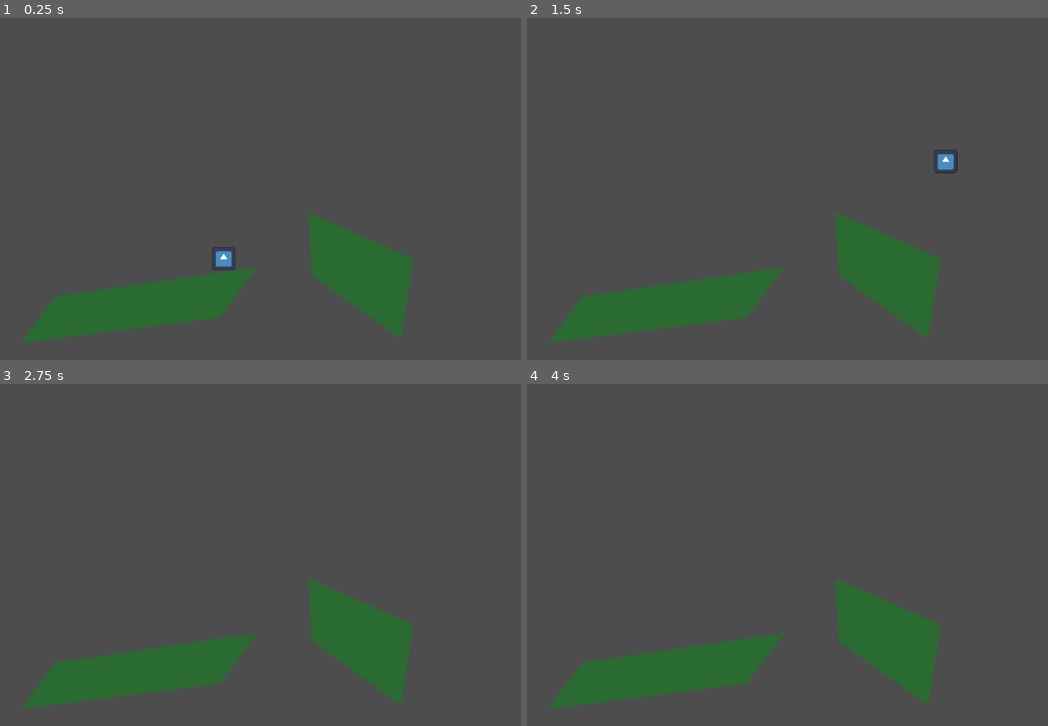
Above: before the commit, frames 1-4 (two rows, left to right).
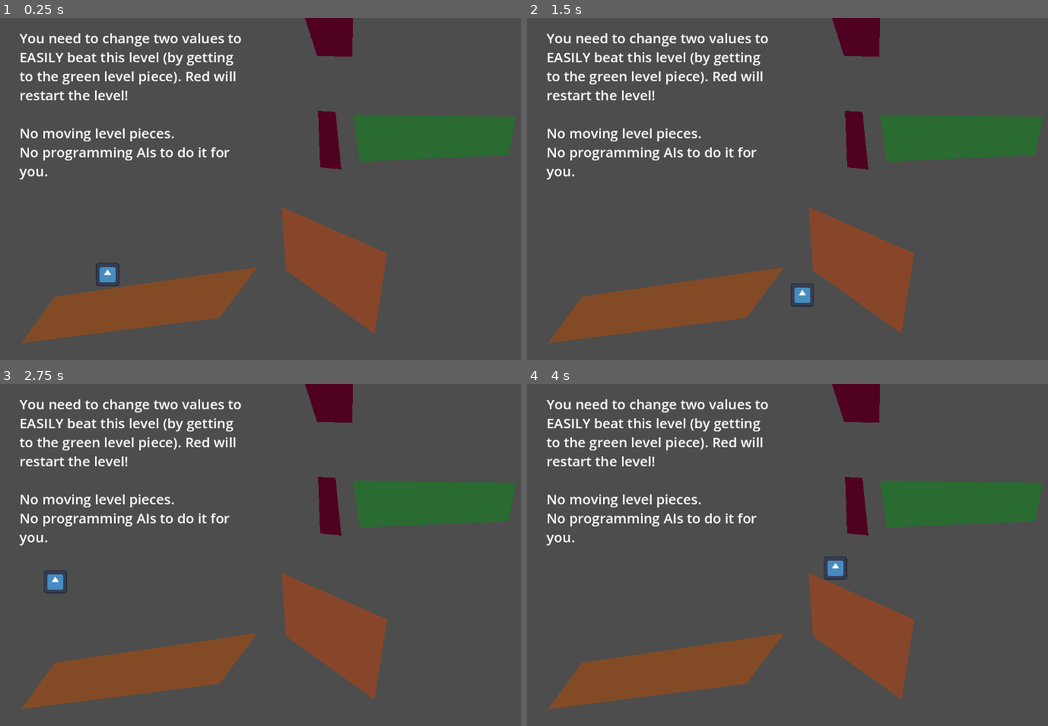
Above: after the commit, the same moments.

Repository: mqx4vk/HW9-SmoothMoves
Game: Godot game, scene res://hw_problem_2.tscn
The game is run twice, just before and just after one commit, with the same random seed, the same clock (stepped at 60 frames per second) and the same inputs. This scene is started directly instead of the project's main scene. The engine's default icon, where the game draws it, is replaced by a stand-in: a white triangle on a blue panel in a dark square.
Inputs:
- Up to frame 1 (0.25 s): no input
- Up to frame 2 (1.5 s): tap Enter at 0.5 s; hold D (move_right) from 0.53 s (still down); tap Space (jump) at 0.6, 0.77, 1.07, 1.35 s
- Up to frame 3 (2.75 s): tap Space (jump) at 1.52, 1.82, 2.1 s; release D (move_right) at 2.03 s; hold A (move_left) from 2.03 s (still down)
- Up to frame 4 (4 s): release A (move_left) at 2.78 s; hold D (move_right) from 2.78 s (still down); tap Space (jump) at 2.85, 3.02, 3.32, 3.6, 3.77 s

The runs differ from the first frame. In frame 1, 19% of the frame differs, in the area x 3-99%, y 0-96%; in frame 2, 19%; in frame 3, 19%; in frame 4, 19%.

Commit message:
ready for public

Diff:
--- /dev/null
+++ b/Scripts/DeadlyArea.gd
@@ -0,0 +1,16 @@
+extends Node2D
+
+
+# Called when the node enters the scene tree for the first time.
+func _ready():
+	pass # Replace with function body.
+
+
+# Called every frame. 'delta' is the elapsed time since the previous frame.
+func _process(delta):
+	pass
+
+
+func _on_area_2d_body_entered(body:Node2D):
+	get_tree().reload_current_scene()
+	pass # Replace with function body.
--- a/Scripts/MoveCharacter.gd
+++ b/Scripts/MoveCharacter.gd
@@ -16,19 +16,24 @@
 	if is_on_floor():
 		if Input.is_action_pressed("move_left"):
 			velocity += Vector2(-movement_speed,0)
+
 		if Input.is_action_pressed("move_right"):
 			velocity += Vector2(movement_speed,0)
+
 		if Input.is_action_just_pressed("jump"): # Jump only happens when we're on the floor (unless we want a double jump, but we won't use that here)
 			velocity += Vector2(1,-jump_height)
+
 	if not is_on_floor():
 		if Input.is_action_pressed("move_left"):
 			velocity += Vector2(-movement_speed * horizontal_air_coefficient,0)
+
 		if Input.is_action_pressed("move_right"):
 			velocity += Vector2(movement_speed * horizontal_air_coefficient,0)
 
 func _limit_speed():
 	if velocity.x > speed_limit:
 		velocity = Vector2(speed_limit, velocity.y)
+
 	if velocity.x < -speed_limit:
 		velocity = Vector2(-speed_limit, velocity.y)
 
--- a/Scripts/PolygonCollisionShaper.gd
+++ b/Scripts/PolygonCollisionShaper.gd
@@ -1,5 +1,5 @@
 @tool
-extends StaticBody2D
+extends Node2D
 
 @onready var polygon2D = $Polygon2D
 @onready var collision_polygon_2D = $CollisionPolygon2D
--- /dev/null
+++ b/hw_problem_1.tscn
@@ -0,0 +1,79 @@
+[gd_scene load_steps=6 format=3 uid="uid://b0ofqo8bn28qo"]
+
+[ext_resource type="Script" path="res://Scripts/DeadlyArea.gd" id="1_m3ft3"]
+[ext_resource type="Script" path="res://Scripts/MoveCharacter.gd" id="2_ioys3"]
+[ext_resource type="Texture2D" uid="uid://5n4fe0v0umjv" path="res://icon.svg" id="3_g76df"]
+[ext_resource type="Script" path="res://Scripts/PolygonCollisionShaper.gd" id="4_yboi4"]
+
+[sub_resource type="RectangleShape2D" id="RectangleShape2D_klhq5"]
+size = Vector2(44, 44)
+
+[node name="Node2D" type="Node2D"]
+script = ExtResource("1_m3ft3")
+
+[node name="CharacterBody2D" type="CharacterBody2D" parent="."]
+position = Vector2(204, 286)
+floor_snap_length = 8.1
+script = ExtResource("2_ioys3")
+jump_height = 1000.0
+movement_speed = 10.0
+horizontal_air_coefficient = 0.5
+speed_limit = 50.0
+friction = 0.2
+
+[node name="Icon" type="Sprite2D" parent="CharacterBody2D"]
+scale = Vector2(0.34375, 0.34375)
+texture = ExtResource("3_g76df")
+
+[node name="CollisionShape2D" type="CollisionShape2D" parent="CharacterBody2D"]
+shape = SubResource("RectangleShape2D_klhq5")
+
+[node name="LevelPiece3" type="StaticBody2D" parent="."]
+position = Vector2(1084, 70)
+script = ExtResource("4_yboi4")
+
+[node name="Polygon2D" type="Polygon2D" parent="LevelPiece3"]
+position = Vector2(-431.68, 48)
+color = Color(0.164706, 0.419608, 0.196078, 1)
+polygon = PackedVector2Array(16.68, 65, 325.68, 69, 311.68, 142, 29.68, 154)
+
+[node name="CollisionPolygon2D" type="CollisionPolygon2D" parent="LevelPiece3"]
+position = Vector2(-431.68, 48)
+polygon = PackedVector2Array(16.68, 65, 325.68, 69, 311.68, 142, 29.68, 154)
+
+[node name="LevelPiece2" type="StaticBody2D" parent="."]
+position = Vector2(472, 392)
+script = ExtResource("4_yboi4")
+
+[node name="Polygon2D" type="Polygon2D" parent="LevelPiece2"]
+position = Vector2(-431.68, 48)
+color = Color(0.509804, 0.298039, 0.14902, 1)
+polygon = PackedVector2Array(63.68, 88, 447.68, 32, 375.68, 128, -0.320007, 176)
+
+[node name="CollisionPolygon2D" type="CollisionPolygon2D" parent="LevelPiece2"]
+position = Vector2(-431.68, 48)
+polygon = PackedVector2Array(63.68, 88, 447.68, 32, 375.68, 128, -0.320007, 176)
+
+[node name="Area2D3" type="Area2D" parent="."]
+position = Vector2(49, 706)
+script = ExtResource("4_yboi4")
+
+[node name="Polygon2D" type="Polygon2D" parent="Area2D3"]
+color = Color(0.278431, 0, 0.278431, 1)
+polygon = PackedVector2Array(-587, -7, 1408, -15, 1403, 107, -578, 106)
+
+[node name="CollisionPolygon2D" type="CollisionPolygon2D" parent="Area2D3"]
+polygon = PackedVector2Array(-587, -7, 1408, -15, 1403, 107, -578, 106)
+
+[node name="RichTextLabel" type="RichTextLabel" parent="."]
+offset_left = 37.0
+offset_top = 20.0
+offset_right = 465.0
+offset_bottom = 324.0
+theme_override_font_sizes/normal_font_size = 26
+text = "OH NO GodotBot is feeling SUPER sluggish and can't make it to the green piece of the level. Can you help by changing some parameters?
+
+No coding required.
+No moving level pieces."
+
+[connection signal="body_entered" from="Area2D3" to="." method="_on_area_2d_body_entered"]
--- a/hw_problem_2.tscn
+++ b/hw_problem_2.tscn
@@ -1,5 +1,6 @@
-[gd_scene load_steps=5 format=3 uid="uid://bynkbqrwken26"]
+[gd_scene load_steps=6 format=3 uid="uid://bynkbqrwken26"]
 
+[ext_resource type="Script" path="res://Scripts/DeadlyArea.gd" id="1_6t8ew"]
 [ext_resource type="Script" path="res://Scripts/MoveCharacter.gd" id="1_bnc3r"]
 [ext_resource type="Texture2D" uid="uid://5n4fe0v0umjv" path="res://icon.svg" id="2_nt3yn"]
 [ext_resource type="Script" path="res://Scripts/PolygonCollisionShaper.gd" id="3_ayj3k"]
@@ -8,14 +9,15 @@
 size = Vector2(44, 44)
 
 [node name="Node2D" type="Node2D"]
+script = ExtResource("1_6t8ew")
 
 [node name="CharacterBody2D" type="CharacterBody2D" parent="."]
-position = Vector2(424, 368)
+position = Vector2(204, 286)
 floor_snap_length = 8.1
 script = ExtResource("1_bnc3r")
-jump_height = 1400.0
+jump_height = 2000.0
 movement_speed = 100.0
-horizontal_air_coefficient = 0.5
+horizontal_air_coefficient = 0.3
 speed_limit = 400.0
 friction = 0.2
 
@@ -27,17 +29,30 @@
 shape = SubResource("RectangleShape2D_klhq5")
 
 [node name="LevelPiece" type="StaticBody2D" parent="."]
-position = Vector2(896, 368)
+position = Vector2(846, 358)
 script = ExtResource("3_ayj3k")
 
 [node name="Polygon2D" type="Polygon2D" parent="LevelPiece"]
 position = Vector2(-431.68, 48)
-color = Color(0.164706, 0.419608, 0.196078, 1)
+color = Color(0.533333, 0.278431, 0.164706, 1)
 polygon = PackedVector2Array(119.68, -48, 319.68, 40, 295.68, 192, 127.68, 72)
 
 [node name="CollisionPolygon2D" type="CollisionPolygon2D" parent="LevelPiece"]
 position = Vector2(-431.68, 48)
 polygon = PackedVector2Array(119.68, -48, 319.68, 40, 295.68, 192, 127.68, 72)
+
+[node name="LevelPiece3" type="StaticBody2D" parent="."]
+position = Vector2(1084, 70)
+script = ExtResource("3_ayj3k")
+
+[node name="Polygon2D" type="Polygon2D" parent="LevelPiece3"]
+position = Vector2(-431.68, 48)
+color = Color(0.164706, 0.419608, 0.196078, 1)
+polygon = PackedVector2Array(16.68, 65, 325.68, 69, 311.68, 142, 29.68, 154)
+
+[node name="CollisionPolygon2D" type="CollisionPolygon2D" parent="LevelPiece3"]
+position = Vector2(-431.68, 48)
+polygon = PackedVector2Array(16.68, 65, 325.68, 69, 311.68, 142, 29.68, 154)
 
 [node name="LevelPiece2" type="StaticBody2D" parent="."]
 position = Vector2(472, 392)
@@ -45,9 +60,57 @@
 
 [node name="Polygon2D" type="Polygon2D" parent="LevelPiece2"]
 position = Vector2(-431.68, 48)
-color = Color(0.164706, 0.419608, 0.196078, 1)
+color = Color(0.509804, 0.298039, 0.14902, 1)
 polygon = PackedVector2Array(63.68, 88, 447.68, 32, 375.68, 128, -0.320007, 176)
 
 [node name="CollisionPolygon2D" type="CollisionPolygon2D" parent="LevelPiece2"]
 position = Vector2(-431.68, 48)
 polygon = PackedVector2Array(63.68, 88, 447.68, 32, 375.68, 128, -0.320007, 176)
+
+[node name="Area2D2" type="Area2D" parent="."]
+position = Vector2(603, -48)
+script = ExtResource("3_ayj3k")
+
+[node name="Polygon2D" type="Polygon2D" parent="Area2D2"]
+color = Color(0.317647, 0, 0.133333, 1)
+polygon = PackedVector2Array(-48, -25, 67, -23, 65, 121, -2, 120)
+
+[node name="CollisionPolygon2D" type="CollisionPolygon2D" parent="Area2D2"]
+polygon = PackedVector2Array(-48, -25, 67, -23, 65, 121, -2, 120)
+
+[node name="Area2D" type="Area2D" parent="."]
+position = Vector2(584, 198)
+script = ExtResource("3_ayj3k")
+
+[node name="Polygon2D" type="Polygon2D" parent="Area2D"]
+color = Color(0.317647, 0, 0.133333, 1)
+polygon = PackedVector2Array(19, -22, 52, -20, 63, 89, 23, 85)
+
+[node name="CollisionPolygon2D" type="CollisionPolygon2D" parent="Area2D"]
+polygon = PackedVector2Array(19, -22, 52, -20, 63, 89, 23, 85)
+
+[node name="Area2D3" type="Area2D" parent="."]
+position = Vector2(49, 706)
+script = ExtResource("3_ayj3k")
+
+[node name="Polygon2D" type="Polygon2D" parent="Area2D3"]
+color = Color(0.278431, 0, 0.278431, 1)
+polygon = PackedVector2Array(-587, -7, 1408, -15, 1403, 107, -578, 106)
+
+[node name="CollisionPolygon2D" type="CollisionPolygon2D" parent="Area2D3"]
+polygon = PackedVector2Array(-587, -7, 1408, -15, 1403, 107, -578, 106)
+
+[node name="RichTextLabel" type="RichTextLabel" parent="."]
+offset_left = 37.0
+offset_top = 20.0
+offset_right = 465.0
+offset_bottom = 324.0
+theme_override_font_sizes/normal_font_size = 26
+text = "You need to change two values to EASILY beat this level (by getting to the green level piece). Red will restart the level!
+
+No moving level pieces.
+No programming AIs to do it for you."
+
+[connection signal="body_entered" from="Area2D2" to="." method="_on_area_2d_body_entered"]
+[connection signal="body_entered" from="Area2D" to="." method="_on_area_2d_body_entered"]
+[connection signal="body_entered" from="Area2D3" to="." method="_on_area_2d_body_entered"]
--- a/hw_problem_3.tscn
+++ b/hw_problem_3.tscn
@@ -51,3 +51,24 @@
 [node name="CollisionPolygon2D" type="CollisionPolygon2D" parent="LevelPiece2"]
 position = Vector2(-431.68, 48)
 polygon = PackedVector2Array(63.68, 88, 447.68, 32, 375.68, 128, -0.320007, 176)
+
+[node name="Area2D3" type="Area2D" parent="."]
+position = Vector2(167, 732)
+script = ExtResource("3_wl8u3")
+
+[node name="Polygon2D" type="Polygon2D" parent="Area2D3"]
+color = Color(0.278431, 0, 0.278431, 1)
+polygon = PackedVector2Array(-587, -7, 1408, -15, 1403, 107, -578, 106)
+
+[node name="CollisionPolygon2D" type="CollisionPolygon2D" parent="Area2D3"]
+polygon = PackedVector2Array(-587, -7, 1408, -15, 1403, 107, -578, 106)
+
+[node name="RichTextLabel" type="RichTextLabel" parent="."]
+offset_left = 14.0
+offset_top = 10.0
+offset_right = 442.0
+offset_bottom = 314.0
+theme_override_font_sizes/normal_font_size = 26
+text = "Something is wrong that prevents our character from moving.
+
+You need to change a setting on the Character to fix it. (No scripting required.)"
